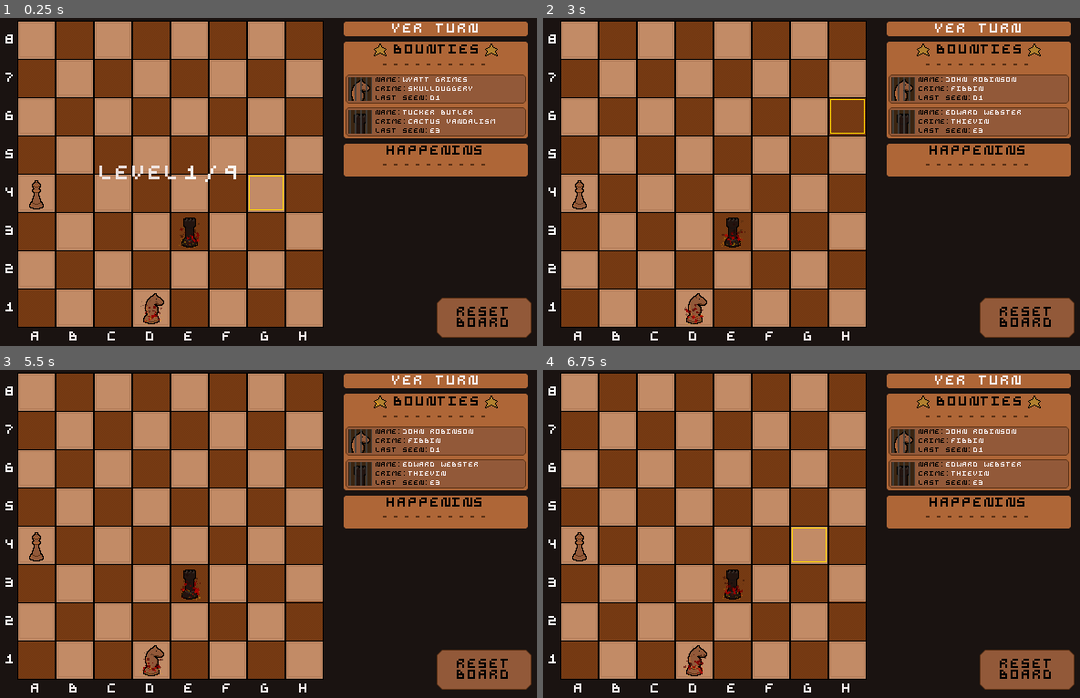
Above: before the commit, frames 1-4 (two rows, left to right).
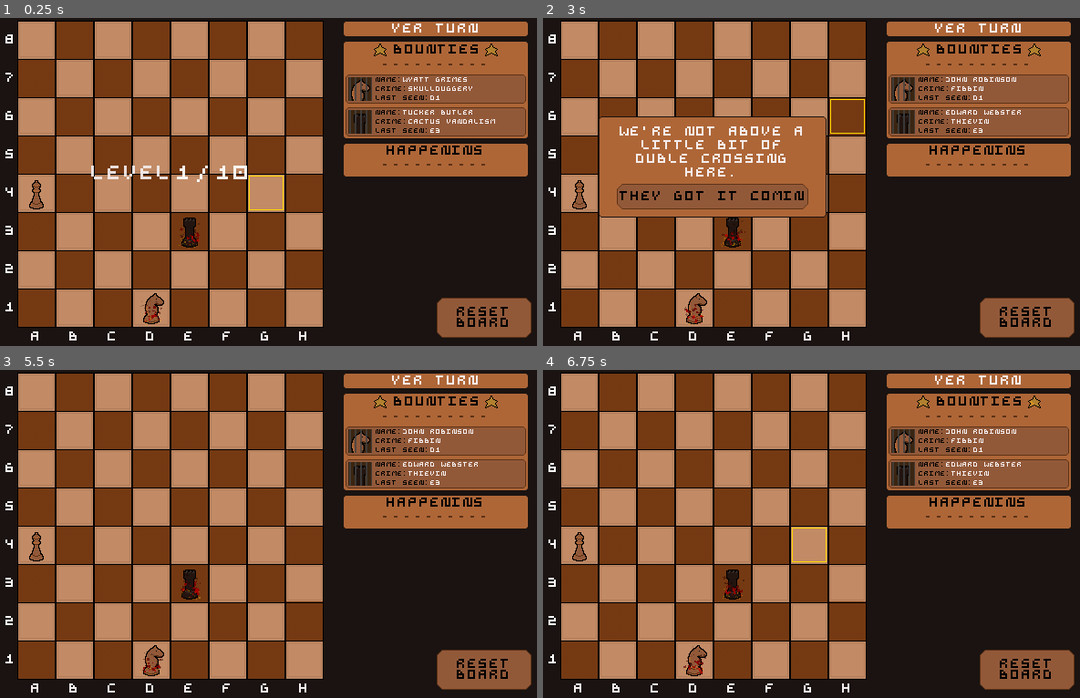
Above: after the commit, the same moments.

Repository: ehj37/Godot-Wild-Jam-93
Game: Godot game, scene res://scenes/levels/double_cross.tscn
Same seed, same stepped clock (60 frames per second), same inputs: the game is played once before the commit and once after it. This scene is started directly instead of the project's main scene. Sound files missing from this copy of the repository are replaced by a short silence.
Inputs (mouse positions are in pixels of both pictures, inside the frame that each line leads up to):
- Up to frame 1 (0.25 s): no input
- Up to frame 2 (3 s): move the mouse to (924, 165) at 0.52 s; click (924, 165) at 0.67 s; click "RESET BOARD" at 1.25 s; move the mouse to (677, 198) at 2.02 s; click (677, 198) at 2.17 s; move the mouse to (854, 109) at 2.77 s; click (854, 109) at 2.92 s
- Up to frame 3 (5.5 s): click (171, 547) at 3.5 s, where only the run after the commit has a clickable "THEY GOT IT COMIN"; move the mouse to (220, 599) at 4.27 s; click (220, 599) at 4.42 s; move the mouse to (424, 583) at 5.02 s; click (424, 583) at 5.17 s
- Up to frame 4 (6.75 s): move the mouse to (618, 484) at 5.77 s; click (618, 484) at 5.92 s; move the mouse to (822, 534) at 6.52 s; click (822, 534) at 6.67 s

The runs differ from the first frame. In frame 1, 0.5% of the frame differs, in the area x 16-47%, y 45-50%; in frame 2, 13%, in the area x 10-53%, y 30-61%; in frame 3, less than 0.1%; in frame 4, less than 0.1%.

Commit message:
Add VIP intro, tweak other levels

Diff:
--- a/project.godot
+++ b/project.godot
@@ -11,7 +11,7 @@
 [application]
 
 config/name="Godot Wild Jam 93"
-run/main_scene="uid://bpxieccmj6oce"
+run/main_scene="uid://cds0j4bkx486c"
 config/features=PackedStringArray("4.6", "Mobile")
 config/icon="res://icon.svg"
 
--- /dev/null
+++ b/scenes/levels/double_cross.gd
@@ -0,0 +1,16 @@
+extends Level
+
+@onready var _double_cross_dialog: AcknowledgeDialog = $DoubleCrossDialog
+
+
+func _ready() -> void:
+	await get_tree().create_timer(1.5).timeout
+
+	if !LevelManager.shown_double_cross_dialog:
+		_double_cross_dialog.visible = true
+		get_tree().paused = true
+		LevelManager.shown_double_cross_dialog = true
+
+
+func _on_double_cross_dialog_acknowledged() -> void:
+	get_tree().paused = false
--- a/scenes/levels/double_cross.tscn
+++ b/scenes/levels/double_cross.tscn
@@ -1,13 +1,14 @@
 [gd_scene format=3 uid="uid://chr568ysjbjmq"]
 
-[ext_resource type="Script" uid="uid://twfgb1kflgb" path="res://scripts/level.gd" id="1_2kwsk"]
+[ext_resource type="Script" uid="uid://cju8ugnyw25xo" path="res://scenes/levels/double_cross.gd" id="1_6m6xa"]
 [ext_resource type="PackedScene" uid="uid://bosca8xpswa8q" path="res://scenes/board/board.tscn" id="2_h0k1d"]
 [ext_resource type="PackedScene" uid="uid://c8q3juyiv7ag2" path="res://scenes/pieces/bishop/bishop.tscn" id="4_5vj1f"]
 [ext_resource type="PackedScene" uid="uid://ctrktiu5vmyoj" path="res://scenes/pieces/knight/knight.tscn" id="4_6m6xa"]
 [ext_resource type="PackedScene" uid="uid://5kbxsqevlaud" path="res://scenes/pieces/rook/rook.tscn" id="4_dn2y2"]
+[ext_resource type="PackedScene" uid="uid://lgelawtymare" path="res://scenes/acknowledge_dialog/acknowledge_dialog.tscn" id="6_hejoi"]
 
 [node name="DoubleCross" type="Node2D" unique_id=2128199871]
-script = ExtResource("1_2kwsk")
+script = ExtResource("1_6m6xa")
 metadata/_custom_type_script = "uid://twfgb1kflgb"
 
 [node name="Board" parent="." unique_id=1073423775 instance=ExtResource("2_h0k1d")]
@@ -19,6 +20,7 @@
 [node name="Bishop2" parent="Board" unique_id=1477807828 instance=ExtResource("4_5vj1f")]
 position = Vector2(-147, 21)
 is_player = true
+modifier = 0
 
 [node name="Knight" parent="Board" unique_id=784984646 instance=ExtResource("4_6m6xa")]
 position = Vector2(-21, 147)
@@ -27,4 +29,16 @@
 
 [node name="Rook" parent="Board" unique_id=869427859 instance=ExtResource("4_dn2y2")]
 position = Vector2(21, 63)
+is_player = false
 modifier = 1
+
+[node name="DoubleCrossDialog" parent="." unique_id=669467661 instance=ExtResource("6_hejoi")]
+visible = false
+offset_left = -126.0
+offset_top = -63.0
+offset_right = 124.0
+offset_bottom = 33.0
+body_text = "WE'RE NOT ABOVE A LITTLE BIT OF DUBLE CROSSING HERE."
+button_text = "THEY GOT IT COMIN"
+
+[connection signal="acknowledged" from="DoubleCrossDialog" to="." method="_on_double_cross_dialog_acknowledged"]
--- a/scenes/levels/forced_promotion.tscn
+++ b/scenes/levels/forced_promotion.tscn
@@ -19,6 +19,8 @@
 
 [node name="Pawn" parent="Board" unique_id=1015032063 instance=ExtResource("4_wdxls")]
 position = Vector2(63, 21)
+is_player = false
+modifier = 0
 
 [node name="Bishop2" parent="Board" unique_id=1521902420 instance=ExtResource("3_p33v1")]
 position = Vector2(105, -63)
@@ -26,22 +28,31 @@
 modifier = 1
 
 [node name="Bishop3" parent="Board" unique_id=333660076 instance=ExtResource("3_p33v1")]
-position = Vector2(-63, -21)
+position = Vector2(-21, -63)
+is_player = false
+modifier = 2
 
 [node name="Bishop4" parent="Board" unique_id=1178386670 instance=ExtResource("3_p33v1")]
 position = Vector2(63, -63)
+is_player = false
+modifier = 2
 
 [node name="Rook" parent="Board" unique_id=869427859 instance=ExtResource("5_ey7iv")]
 position = Vector2(-147, 21)
 is_player = true
+modifier = 0
 
 [node name="Rook2" parent="Board" unique_id=1482274642 instance=ExtResource("5_ey7iv")]
 position = Vector2(147, -105)
 is_player = true
+modifier = 0
 
 [node name="Rook3" parent="Board" unique_id=223395062 instance=ExtResource("5_ey7iv")]
-position = Vector2(-105, -147)
+position = Vector2(-147, -147)
 is_player = true
+modifier = 0
 
 [node name="Pawn2" parent="Board" unique_id=2078981870 instance=ExtResource("4_wdxls")]
 position = Vector2(105, -21)
+is_player = false
+modifier = 0
--- a/scenes/levels/intro.tscn
+++ b/scenes/levels/intro.tscn
@@ -27,18 +27,24 @@
 [node name="Pawn" parent="Board/Player" unique_id=1015032063 instance=ExtResource("3_egpjd")]
 position = Vector2(-21, -21)
 is_player = true
+modifier = 0
 
 [node name="Enemy" type="Node2D" parent="Board" unique_id=1278295183]
 
 [node name="Bishop" parent="Board/Enemy" unique_id=2137323389 instance=ExtResource("4_p8wlm")]
 position = Vector2(-21, -147)
+is_player = false
+modifier = 0
 
 [node name="Rook" parent="Board/Enemy" unique_id=869427859 instance=ExtResource("4_ty81x")]
 position = Vector2(21, -147)
+is_player = false
 modifier = 1
 
 [node name="Pawn2" parent="Board/Enemy" unique_id=974343524 instance=ExtResource("3_egpjd")]
 position = Vector2(147, -105)
+is_player = false
+modifier = 0
 
 [node name="TutorialDialogContainer" type="Control" parent="." unique_id=1456726928]
 layout_mode = 3
--- a/scenes/levels/promotion.tscn
+++ b/scenes/levels/promotion.tscn
@@ -22,39 +22,61 @@
 [node name="Pawn" parent="Board/Player" unique_id=1015032063 instance=ExtResource("3_8o6rw")]
 position = Vector2(105, -21)
 is_player = true
+modifier = 0
 
 [node name="Enemy" type="Node2D" parent="Board" unique_id=1864387130]
 
 [node name="Rook" parent="Board/Enemy" unique_id=869427859 instance=ExtResource("5_d8xg7")]
 position = Vector2(-147, -147)
+is_player = false
+modifier = 0
 
 [node name="Rook2" parent="Board/Enemy" unique_id=1663701248 instance=ExtResource("5_d8xg7")]
 position = Vector2(-147, -105)
+is_player = false
+modifier = 0
 
 [node name="Rook3" parent="Board/Enemy" unique_id=705573083 instance=ExtResource("5_d8xg7")]
 position = Vector2(-63, -147)
+is_player = false
+modifier = 0
 
 [node name="Bishop" parent="Board/Enemy" unique_id=2137323389 instance=ExtResource("6_673h5")]
 position = Vector2(-63, -105)
+is_player = false
+modifier = 2
 
 [node name="Rook4" parent="Board/Enemy" unique_id=1859290602 instance=ExtResource("5_d8xg7")]
 position = Vector2(-105, -105)
+is_player = false
+modifier = 0
 
 [node name="Bishop2" parent="Board/Enemy" unique_id=595304236 instance=ExtResource("6_673h5")]
 position = Vector2(-21, -147)
+is_player = false
+modifier = 0
 
 [node name="Rook5" parent="Board/Enemy" unique_id=596677685 instance=ExtResource("5_d8xg7")]
 position = Vector2(-105, -147)
+is_player = false
 modifier = 1
 
 [node name="Pawn2" parent="Board/Enemy" unique_id=657971326 instance=ExtResource("3_8o6rw")]
 position = Vector2(63, -63)
+is_player = false
+modifier = 0
 
 [node name="Pawn" parent="Board/Enemy" unique_id=1410363905 instance=ExtResource("3_8o6rw")]
 position = Vector2(21, -105)
+is_player = false
+modifier = 0
 
 [node name="Pawn3" parent="Board/Enemy" unique_id=1998572996 instance=ExtResource("3_8o6rw")]
 position = Vector2(-21, -63)
+is_player = false
+modifier = 0
 
 [node name="Rook6" parent="Board/Enemy" unique_id=1540200230 instance=ExtResource("5_d8xg7")]
 position = Vector2(147, -147)
+is_player = false
+modifier = 0
--- /dev/null
+++ b/scenes/levels/vip_intro.gd
@@ -0,0 +1,16 @@
+extends Level
+
+@onready var _vip_dialog: AcknowledgeDialog = $VipDialog
+
+
+func _ready() -> void:
+	await get_tree().create_timer(1.5).timeout
+
+	if !LevelManager.shown_vip_intro_dialog:
+		_vip_dialog.visible = true
+		get_tree().paused = true
+		LevelManager.shown_vip_intro_dialog = true
+
+
+func _on_vip_dialog_acknowledged() -> void:
+	get_tree().paused = false
--- a/scenes/levels/vip_intro.tscn
+++ b/scenes/levels/vip_intro.tscn
@@ -1,23 +1,83 @@
 [gd_scene format=3 uid="uid://bvb7gghwly6nh"]
 
-[ext_resource type="Script" uid="uid://twfgb1kflgb" path="res://scripts/level.gd" id="1_6psfm"]
+[ext_resource type="Script" uid="uid://cxujo3t846ndy" path="res://scenes/levels/vip_intro.gd" id="1_824s3"]
 [ext_resource type="PackedScene" uid="uid://bosca8xpswa8q" path="res://scenes/board/board.tscn" id="2_1qnsg"]
-[ext_resource type="PackedScene" uid="uid://chsq7xisphgil" path="res://scenes/pieces/pawn/pawn.tscn" id="3_0jfgv"]
+[ext_resource type="PackedScene" uid="uid://lgelawtymare" path="res://scenes/acknowledge_dialog/acknowledge_dialog.tscn" id="4_824s3"]
+[ext_resource type="PackedScene" uid="uid://5kbxsqevlaud" path="res://scenes/pieces/rook/rook.tscn" id="4_q33st"]
+[ext_resource type="PackedScene" uid="uid://ctrktiu5vmyoj" path="res://scenes/pieces/knight/knight.tscn" id="5_7yh3g"]
+[ext_resource type="PackedScene" uid="uid://c8q3juyiv7ag2" path="res://scenes/pieces/bishop/bishop.tscn" id="6_008g5"]
+[ext_resource type="PackedScene" uid="uid://bdl8eri7robli" path="res://scenes/pieces/queen/queen.tscn" id="6_toves"]
 
 [node name="VipIntro" type="Node2D" unique_id=654162900]
-script = ExtResource("1_6psfm")
+script = ExtResource("1_824s3")
 metadata/_custom_type_script = "uid://twfgb1kflgb"
 
 [node name="Board" parent="." unique_id=1012986915 instance=ExtResource("2_1qnsg")]
+tutorial_text = "IF A GREEN PIECE IS TAKEN, THE LEVEL IS LOST"
 
-[node name="Pawn" parent="Board" unique_id=1015032063 instance=ExtResource("3_0jfgv")]
-position = Vector2(-63, -147)
+[node name="Rook" parent="Board" unique_id=869427859 instance=ExtResource("4_q33st")]
+position = Vector2(-63, 147)
+is_player = true
+modifier = 0
+
+[node name="Queen" parent="Board" unique_id=1549790735 instance=ExtResource("6_toves")]
+position = Vector2(21, -21)
+is_player = false
+modifier = 2
+
+[node name="Queen2" parent="Board" unique_id=1948514540 instance=ExtResource("6_toves")]
+position = Vector2(-105, 147)
+is_player = false
+modifier = 2
+
+[node name="Queen3" parent="Board" unique_id=1863169152 instance=ExtResource("6_toves")]
+position = Vector2(-21, -147)
+is_player = false
+modifier = 2
+
+[node name="Bishop" parent="Board" unique_id=2137323389 instance=ExtResource("6_008g5")]
+position = Vector2(-105, 21)
+is_player = false
 modifier = 1
 
-[node name="Pawn2" parent="Board" unique_id=1531599812 instance=ExtResource("3_0jfgv")]
-position = Vector2(21, -147)
+[node name="Queen4" parent="Board" unique_id=1769701726 instance=ExtResource("6_toves")]
+position = Vector2(147, -147)
+is_player = false
 modifier = 2
 
-[node name="Pawn3" parent="Board" unique_id=597811316 instance=ExtResource("3_0jfgv")]
-position = Vector2(-21, -105)
-is_player = true
+[node name="Bishop2" parent="Board" unique_id=471369134 instance=ExtResource("6_008g5")]
+position = Vector2(21, -105)
+is_player = false
+modifier = 0
+
+[node name="Bishop4" parent="Board" unique_id=1111184116 instance=ExtResource("6_008g5")]
+position = Vector2(21, 63)
+is_player = false
+modifier = 0
+
+[node name="Bishop5" parent="Board" unique_id=1089798619 instance=ExtResource("6_008g5")]
+position = Vector2(-147, -105)
+is_player = false
+modifier = 0
+
+[node name="Knight" parent="Board" unique_id=784984646 instance=ExtResource("5_7yh3g")]
+position = Vector2(-147, 21)
+is_player = false
+modifier = 1
+
+[node name="Knight2" parent="Board" unique_id=274227017 instance=ExtResource("5_7yh3g")]
+position = Vector2(-105, 63)
+is_player = false
+modifier = 0
+
+[node name="VipDialog" parent="." unique_id=669467661 instance=ExtResource("4_824s3")]
+visible = false
+offset_left = -126.0
+offset_top = -63.0
+offset_right = 124.0
+offset_bottom = 78.0
+mouse_filter = 2
+body_text = "WE'RE MOSTLY FINE WITH COLLATERAL DAMAGE, BUT THESE HERE GREEN PIECES ARE IMPORTANT, AND BEST NOT GET CROAKED."
+button_text = "ROGER THAT"
+
+[connection signal="acknowledged" from="VipDialog" to="." method="_on_vip_dialog_acknowledged"]
--- a/scripts/level_manager.gd
+++ b/scripts/level_manager.gd
@@ -6,6 +6,7 @@
 	"res://scenes/levels/multiple_bandit_attack_tiebreaker.tscn",
 	"res://scenes/levels/multiple_attackable_player_pieces.tscn",
 	"res://scenes/levels/sacrifice.tscn",
+	"res://scenes/levels/vip_intro.tscn",
 	"res://scenes/levels/promotion.tscn",
 	"res://scenes/levels/double_cross.tscn",
 	"res://scenes/levels/tiebreaking.tscn",
@@ -16,6 +17,8 @@
 var shown_bandit_turn_dialog: bool = false
 var shown_multi_player_tiebreak_dialog: bool = false
 var shown_multi_enemy_tiebreak_dialog: bool = false
+var shown_double_cross_dialog: bool = false
+var shown_vip_intro_dialog: bool = false
 var current_level_number: int
 var displayed_level_numbers: Array[int] = []
 
Not shown, added: scenes/levels/double_cross.gd.uid
Not shown, added: scenes/levels/vip_intro.gd.uid
